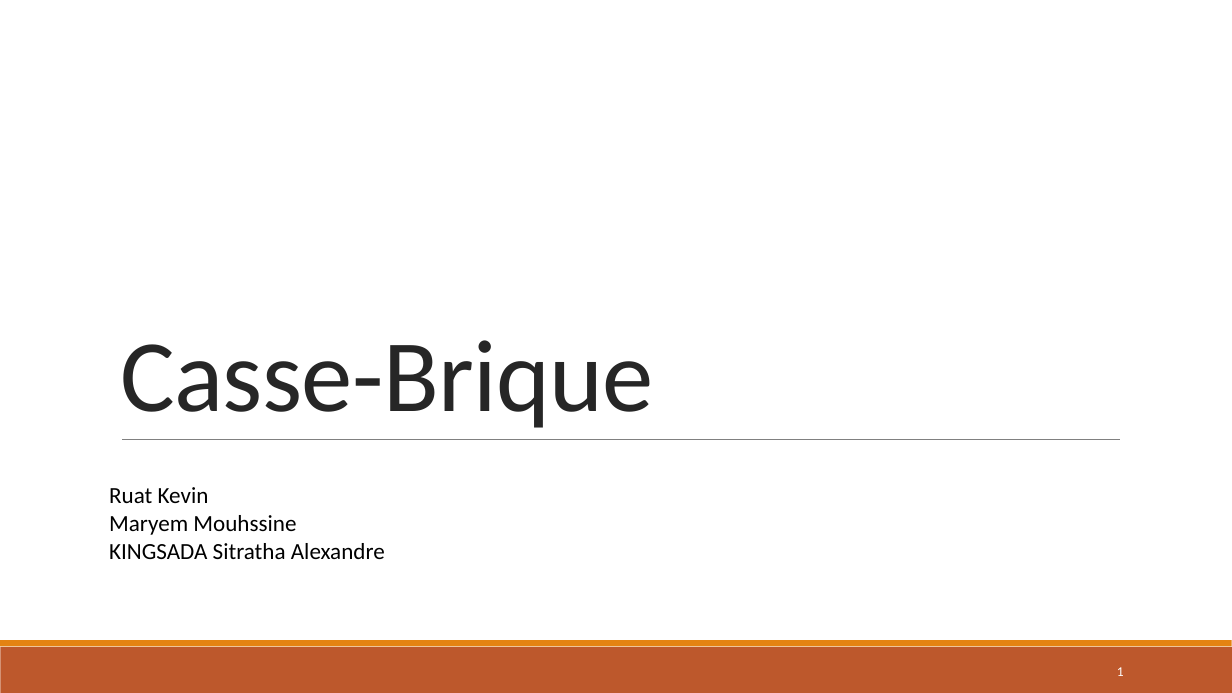
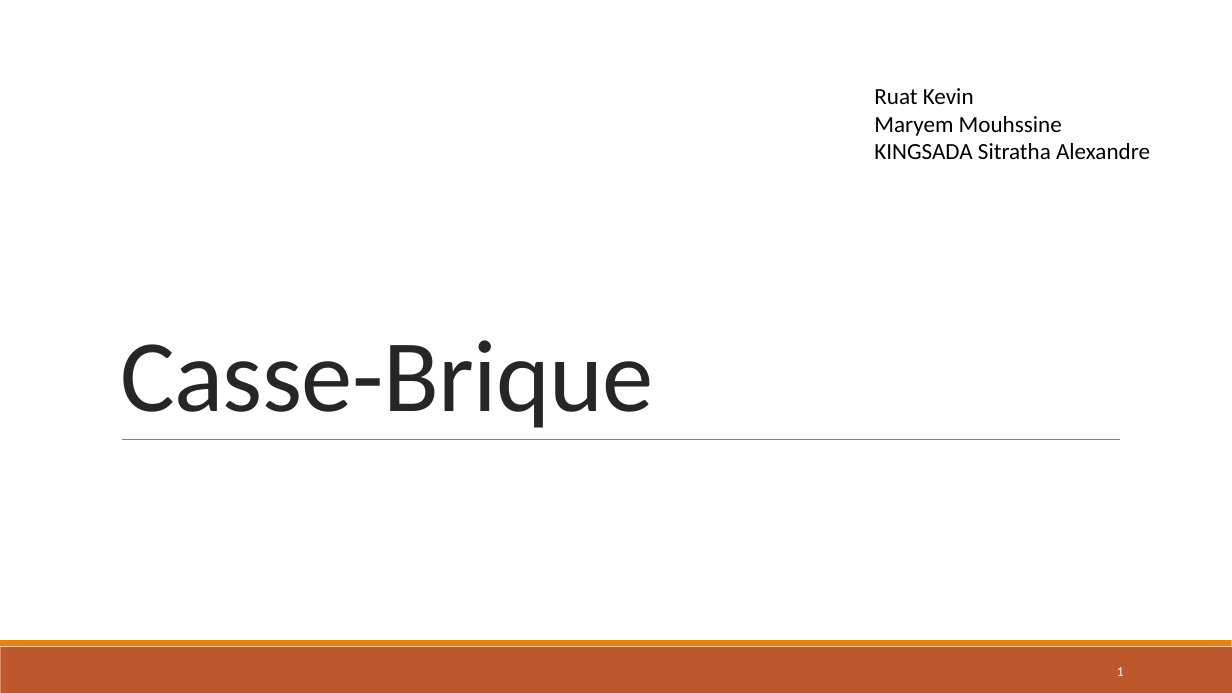
Before and after one commit to Skabran/Casse-Brique-Projet, a slide deck: slide 1 of Presentation_casse_brique.pptx. Drawn at 1232x693 pixels with LibreOffice and Linux fonts; fonts in the diff are those of the drawing. Boxes give left, top, right and bottom in pixels: in the first picture for what was removed or moved away, otherwise in the second. Text is boxed around its words. In the diff, an @@ line names an element or a change of style, - is before the commit and + after.

```diff
--- a/Presentation_casse_brique.pptx
+++ b/Presentation_casse_brique.pptx
@@ text "Ruat Kevin Maryem Mouhssine": place and size @@
-text "Ruat Kevin Maryem Mouhssine" at box(109, 487, 385, 559)
+text "Ruat Kevin Maryem Mouhssine" at box(874, 88, 1150, 159)
```
Also in this commit, not shown: 3 other slides changed, 1 other file.
